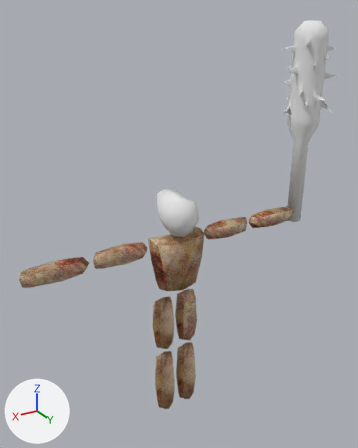
Two versions of the Blender file FPS Game/Assets/Blends/Enemy/Giant.blend, one commit apart.
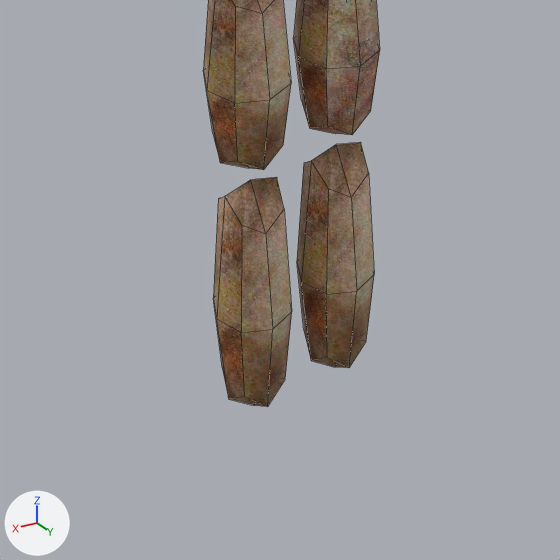
Each version is shown whole from a camera (50 mm lens) standing at (22.03, 37.56, 23.99) and looking at (-1.28, -1.29, 4.57), then close up on the part from 28% to 68% of the width and 68% to 100% of the height. The lights are fixed; the arrows at lower left show +X, +Y and +Z. The close-ups show mesh edges as thin lines.

The older version as bpy lines, for what is in view:
```python
me_cube_006 = bpy.data.meshes.new('Cube.006')
me_cube_006.from_pydata(...)  # 26 vertices, 24 faces; spans x -1.18..1.18, y -1.18..1.18, z -5.49..0.78
me_cube_006.polygons.foreach_set('use_smooth', [True] * 24)
me_cube_006.materials.append(mat_zombieskin3_jpg)  # picture img_zombieskin3_jpg
me_cube_007 = bpy.data.meshes.new('Cube.007')
me_cube_007.from_pydata(...)  # 26 vertices, 24 faces; spans x -1.17..1.06, y -1.12..1.12, z -6.75..1.01
me_cube_007.polygons.foreach_set('use_smooth', [True] * 24)
me_cube_007.materials.append(mat_zombieskin3_jpg)  # picture img_zombieskin3_jpg
me_cube_008 = bpy.data.meshes.new('Cube.008')
me_cube_008.from_pydata(...)  # 26 vertices, 24 faces; spans x -1.12..1.12, y -1.12..1.12, z -6.91..0.86
me_cube_008.polygons.foreach_set('use_smooth', [True] * 24)
me_cube_008.materials.append(mat_zombieskin3_jpg)  # picture img_zombieskin3_jpg
ob_leftleg1 = bpy.data.objects.new('LeftLeg1', me_cube_006)
ob_leftleg1.location = (-1.29, 0.13, -2.96)
ob_leftleg2 = bpy.data.objects.new('LeftLeg2', me_cube_007)
ob_leftleg2.parent = ob_leftleg1
ob_leftleg2.matrix_parent_inverse = Matrix(((1.0, 0.0, 0.0, 1.294), (0.0, 1.0, 0.0, -0.129), (0.0, 0.0, 1.0, 2.962), (0.0, 0.0, 0.0, 1.0)))
ob_leftleg2.location = (-1.255, 0.129, -9.812)
ob_rightleg2 = bpy.data.objects.new('RightLeg2', me_cube_008)
ob_rightleg2.parent = ob_rightleg1
ob_rightleg2.matrix_parent_inverse = Matrix(((1.0, 0.0, 0.0, -1.426), (0.0, 1.0, 0.0, -0.129), (0.0, 0.0, 1.0, 3.079), (0.0, 0.0, 0.0, 1.0)))
ob_rightleg2.location = (1.361, 0.129, -9.772)
# also in view: 'RightLeg1' at (1.43, 0.13, -5.38)
```
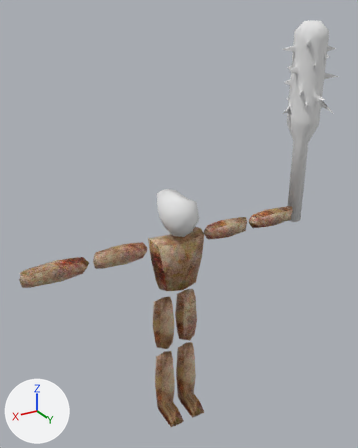
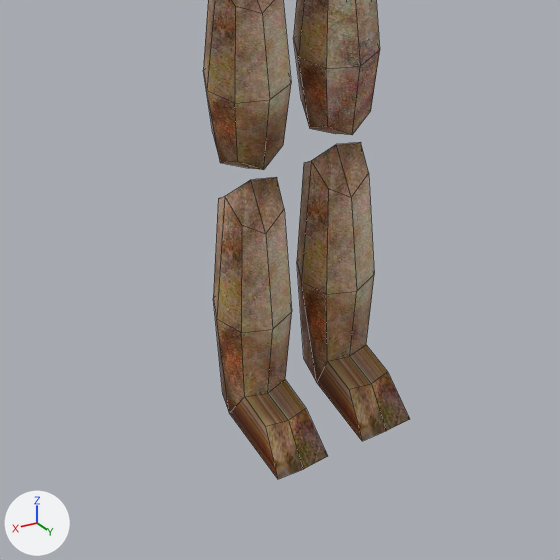
What the commit changed:
me_cube_008 is used by ob_rightleg2; parent ob_rightleg1; location (1.361, 0.129, -9.772).
me_cube_008 had 26 vertices, 24 faces and spanned x -1.12..1.12, y -1.12..1.12, z -6.91..0.86.
me_cube_008 now has 32 vertices, 30 faces and spans x -1.12..1.12, y -1.12..2.72, z -6.92..0.86.
Part 1, on me_cube_008:
2 faces are deleted.
6 vertices move from x -0.79..0.79, y -0.79..0.79, z -6.3..-5.75 to x -0.79..0.79, y -0.79..0.79, z -6.79..-5.82.
6 vertices are added at (-0.64, 1.78, -5.87), (0.64, 1.78, -5.87), (-0.79, 2.7, -6.88), (0.0, 1.92, -5.85), (0.79, 2.7, -6.88), (0.0, 2.72, -6.92).
8 new faces join them.
me_cube_007 is used by ob_leftleg2; parent ob_leftleg1; location (-1.255, 0.129, -9.812).
me_cube_007 had 26 vertices, 24 faces and spanned x -1.17..1.06, y -1.12..1.12, z -6.75..1.01.
me_cube_007 now has 32 vertices, 30 faces and spans x -1.17..1.06, y -1.12..2.71, z -6.87..1.01.
Part 2, on me_cube_007:
2 faces are deleted.
9 vertices move from x -0.84..0.74, y -0.79..0.79, z -6.75..-5.6 to x -0.84..0.74, y -0.79..0.79, z -6.73..-5.72.
6 vertices are added at (-0.84, 2.71, -6.84), (0.74, 2.71, -6.84), (-0.05, 2.71, -6.87), (-0.7, 1.78, -5.81), (0.59, 1.78, -5.81), (-0.05, 1.92, -5.83).
8 new faces join them.

Location of each change, [x1, y1, x2, y2] in pixels of the close-ups (560 x 560 px):
'RightLeg2', reshaped (45% wider, 31% taller)
    before: [213, 177, 292, 407]
    after: [213, 177, 328, 479]
'LeftLeg2', reshaped (46% wider, 32% taller)
    before: [297, 142, 374, 368]
    after: [297, 142, 410, 441]
part 1 of me_cube_008, built on
    before: [214, 305, 292, 407]
    after: [214, 305, 328, 479]
part 2 of me_cube_007, built on
    before: [297, 265, 374, 368]
    after: [297, 265, 410, 441]
